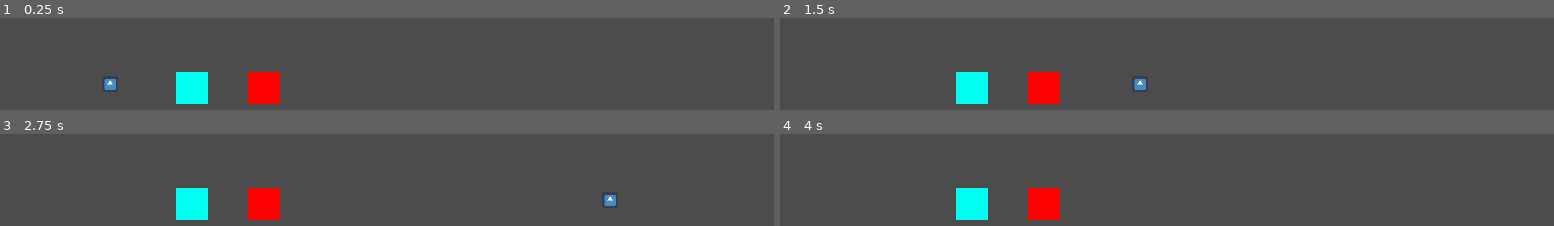
Above: before the commit, frames 1-4 (two rows, left to right).
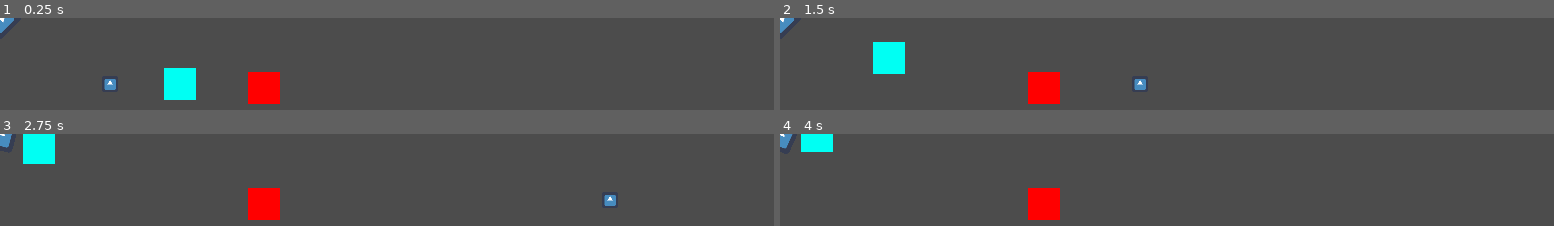
Above: after the commit, the same moments.

Repository: andrebariani/abracajur
Game: Godot game, scene res://src/world/World.tscn
The game is run twice, just before and just after one commit, with the same random seed, the same clock (stepped at 60 frames per second) and the same inputs. The engine's default icon, where the game draws it, is replaced by a stand-in: a white triangle on a blue panel in a dark square.
Inputs (mouse positions are in pixels of both pictures, inside the frame that each line leads up to):
- Up to frame 1 (0.25 s): no input
- Up to frame 2 (1.5 s): tap Enter at 0.5 s; move the mouse to (outside the picture) at 0.52 s; hold D 0.53-1.28 s; tap Q at 0.6 s; move the mouse to (outside the picture) at 1.27 s; hold S from 1.28 s (still down); tap E at 1.35 s
- Up to frame 3 (2.75 s): move the mouse to (outside the picture) at 2.02 s; release S at 2.03 s; hold D from 2.03 s (still down); tap R at 2.1 s
- Up to frame 4 (4 s): move the mouse to (outside the picture) at 2.77 s; release D at 2.78 s; hold W 2.78-3.53 s; tap F at 2.85 s; tap Space at 3.5 s; move the mouse to (outside the picture) at 3.52 s; hold A from 3.53 s (still down); tap Z at 3.6 s

The runs differ from the first frame. In frame 1, 1.5% of the frame differs, in the area x 0-27%, y 0-94%; in frame 2, 3.1%; in frame 3, 3.0%; in frame 4, 2.4%.

Commit message:
PrimeiroInimigo

Diff:
--- a/project.godot
+++ b/project.godot
@@ -27,6 +27,14 @@
 window/size/test_height=450
 window/stretch/mode="2d"
 
+[input]
+
+Teleport={
+"deadzone": 0.5,
+"events": [ Object(InputEventMouseButton,"resource_local_to_scene":false,"resource_name":"","device":0,"alt":false,"shift":false,"control":false,"meta":false,"command":false,"button_mask":0,"position":Vector2( 0, 0 ),"global_position":Vector2( 0, 0 ),"factor":1.0,"button_index":2,"pressed":false,"doubleclick":false,"script":null)
+ ]
+}
+
 [layer_names]
 
 2d_physics/layer_1="World"
--- a/src/enemies/Enemy.gd
+++ b/src/enemies/Enemy.gd
@@ -1,7 +1,9 @@
 extends KinematicBody2D
 
 export var max_hp = 3
+export var speed = 30
 onready var hp = max_hp
+var MoveDirection = Vector2.ZERO
 
 func _on_Hurtbox_area_entered(area):
 	var spell = area.spell
--- a/src/enemies/Enemy.tscn
+++ b/src/enemies/Enemy.tscn
@@ -33,6 +33,9 @@
 
 [node name="CollisionShape2D" parent="Hurtbox" index="0"]
 shape = SubResource( 2 )
+
+[node name="StunTimer" type="Timer" parent="."]
+process_mode = 0
 [connection signal="area_entered" from="Hurtbox" to="." method="_on_Hurtbox_area_entered"]
 
 [editable path="Hurtbox"]
--- /dev/null
+++ b/src/enemies/Geladeira.gd
@@ -0,0 +1,29 @@
+extends "res://src/enemies/Enemy.gd"
+
+enum {
+	WANDER
+	CHASE
+}
+
+onready var AggroBox = $AggroBox
+var state = WANDER
+
+func _ready():
+	pass # Replace with function body.
+
+
+
+func _process(delta):
+	match state:
+		WANDER:
+			seek_player()
+		CHASE:
+			var player = AggroBox.target
+			if player != null:
+				var direction = (player.global_position - global_position).normalized()
+				MoveDirection = MoveDirection.move_toward(direction * speed, 100 * speed)
+	MoveDirection = move_and_slide(MoveDirection)
+	print(state)
+func seek_player():
+	if AggroBox.can_see():
+		state = CHASE
--- a/src/enemies/Geladeira.tscn
+++ b/src/enemies/Geladeira.tscn
@@ -1,11 +1,17 @@
-[gd_scene load_steps=2 format=2]
+[gd_scene load_steps=4 format=2]
 
 [ext_resource path="res://src/enemies/Enemy.tscn" type="PackedScene" id=1]
+[ext_resource path="res://src/engine/AggroBox.tscn" type="PackedScene" id=2]
+[ext_resource path="res://src/enemies/Geladeira.gd" type="Script" id=3]
 
 [node name="Geladeira" instance=ExtResource( 1 )]
-max_hp = 5
+collision_mask = 2
+script = ExtResource( 3 )
 
 [node name="ColorRect" parent="." index="1"]
 color = Color( 0, 1, 0.952941, 1 )
 
+[node name="AggroBox" parent="." index="4" instance=ExtResource( 2 )]
+collision_layer = 0
+
 [editable path="Hurtbox"]
--- /dev/null
+++ b/src/engine/AggroBox.gd
@@ -0,0 +1,14 @@
+extends Area2D
+
+var target = null
+
+
+func can_see():
+	return target != null
+
+func _on_AggroBox_body_entered(body):
+	target = body
+
+
+func _on_AggroBox_body_exited(_body):
+	target = null
--- /dev/null
+++ b/src/engine/AggroBox.tscn
@@ -0,0 +1,16 @@
+[gd_scene load_steps=3 format=2]
+
+[ext_resource path="res://src/engine/AggroBox.gd" type="Script" id=1]
+
+[sub_resource type="CircleShape2D" id=1]
+radius = 100.0
+
+[node name="AggroBox" type="Area2D"]
+collision_layer = 2
+collision_mask = 2
+script = ExtResource( 1 )
+
+[node name="CollisionShape2D" type="CollisionShape2D" parent="."]
+shape = SubResource( 1 )
+[connection signal="body_entered" from="." to="." method="_on_AggroBox_body_entered"]
+[connection signal="body_exited" from="." to="." method="_on_AggroBox_body_exited"]
--- a/src/player/Player.tscn
+++ b/src/player/Player.tscn
@@ -7,7 +7,8 @@
 extents = Vector2( 32, 32 )
 
 [node name="Player" type="KinematicBody2D"]
-position = Vector2( 520.982, 256.149 )
+scale = Vector2( 0.25, 0.25 )
+collision_layer = 2
 script = ExtResource( 2 )
 __meta__ = {
 "_edit_group_": true
--- a/src/world/World.tscn
+++ b/src/world/World.tscn
@@ -1,10 +1,13 @@
-[gd_scene load_steps=4 format=2]
+[gd_scene load_steps=5 format=2]
 
 [ext_resource path="res://src/enemies/Enemy.tscn" type="PackedScene" id=1]
 [ext_resource path="res://src/spells/LaserSpell.tscn" type="PackedScene" id=2]
 [ext_resource path="res://src/enemies/Geladeira.tscn" type="PackedScene" id=3]
+[ext_resource path="res://src/player/Player.tscn" type="PackedScene" id=4]
 
 [node name="World" type="Node2D"]
+
+[node name="Player" parent="." instance=ExtResource( 4 )]
 
 [node name="Enemy" parent="." instance=ExtResource( 1 )]
 position = Vector2( 132, 35 )
Not shown, added: assets/abracajour.png.import
Not shown, added: assets/pallete.png.import
